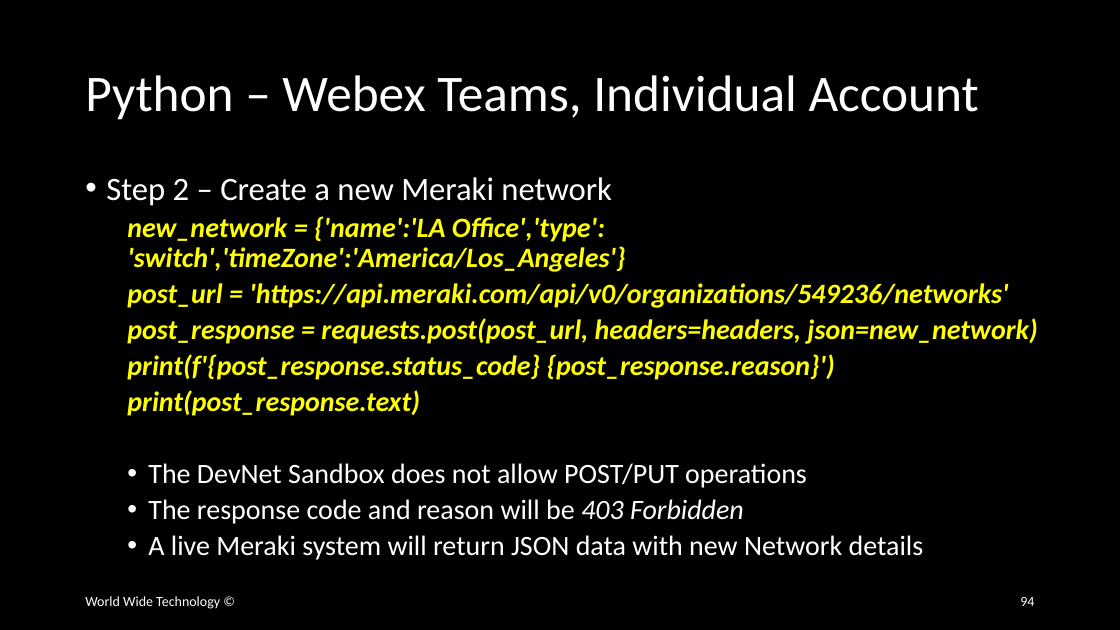
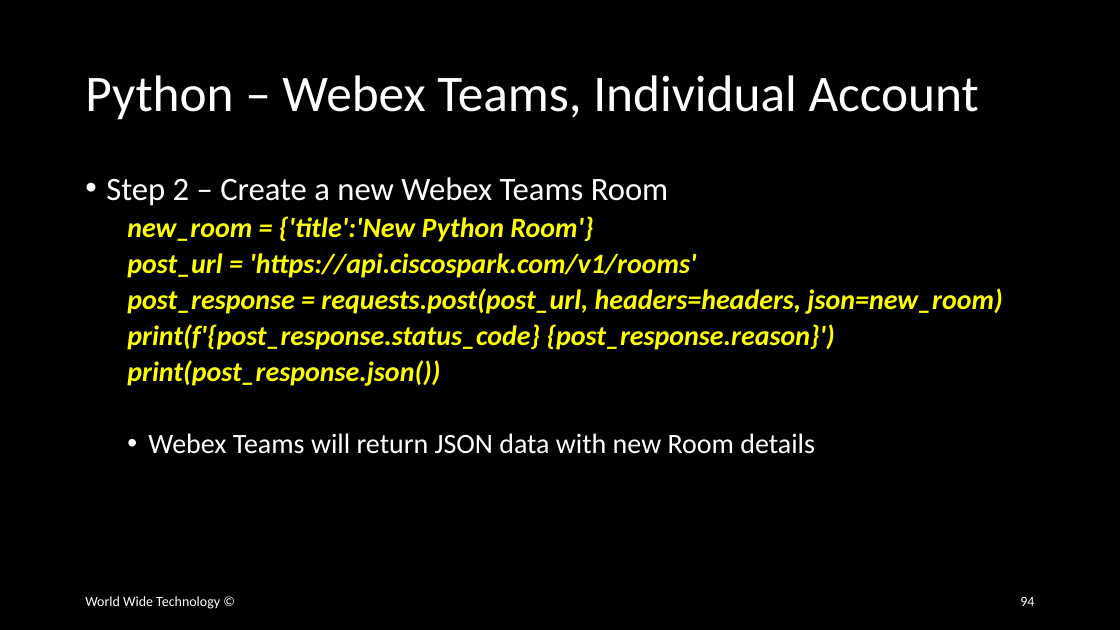
Before and after one commit to wwt/curl-requests-foundations, a slide deck: slide 94 of curl-requests-foundations.pptx. Drawn at 1120x630 pixels with LibreOffice and Linux fonts; fonts in the diff are those of the drawing. Boxes give left, top, right and bottom in pixels: in the first picture for what was removed or moved away, otherwise in the second. Text is boxed around its words. In the diff, an @@ line names an element or a change of style, - is before the commit and + after.

Commit message:
Added Webex Teams Python commands

```diff
--- a/curl-requests-foundations.pptx
+++ b/curl-requests-foundations.pptx
@@ text at bbox=[106, 177, 1002, 314]: text changed @@
-• Step 2 – Create a new Meraki network
-  new_network = {'name':'LA Office','type': 'switch','timeZone':'America/Los_Angeles'}
-  post_url = 'https://api.meraki.com/api/v0/organizations/549236/networks'
-  post_response = requests.post(post_url, headers=headers, json=new_network)
+• Step 2 – Create a new Webex Teams Room
+  new_room = {'title':'New Python Room'}
+  post_url = 'https://api.ciscospark.com/v1/rooms'
+  post_response = requests.post(post_url, headers=headers, json=new_room)
@@ text at bbox=[127, 360, 815, 454]: text changed @@
-  print(post_response.text)
-  • The DevNet Sandbox does not allow POST/PUT operations
-  • The response code and reason will be 403 Forbidden
-  • A live Meraki system will return JSON data with new Network details
+  print(post_response.json())
+  • Webex Teams will return JSON data with new Room details
```
Also in this commit, not shown: 1 other slide changed, 1 slide added.
